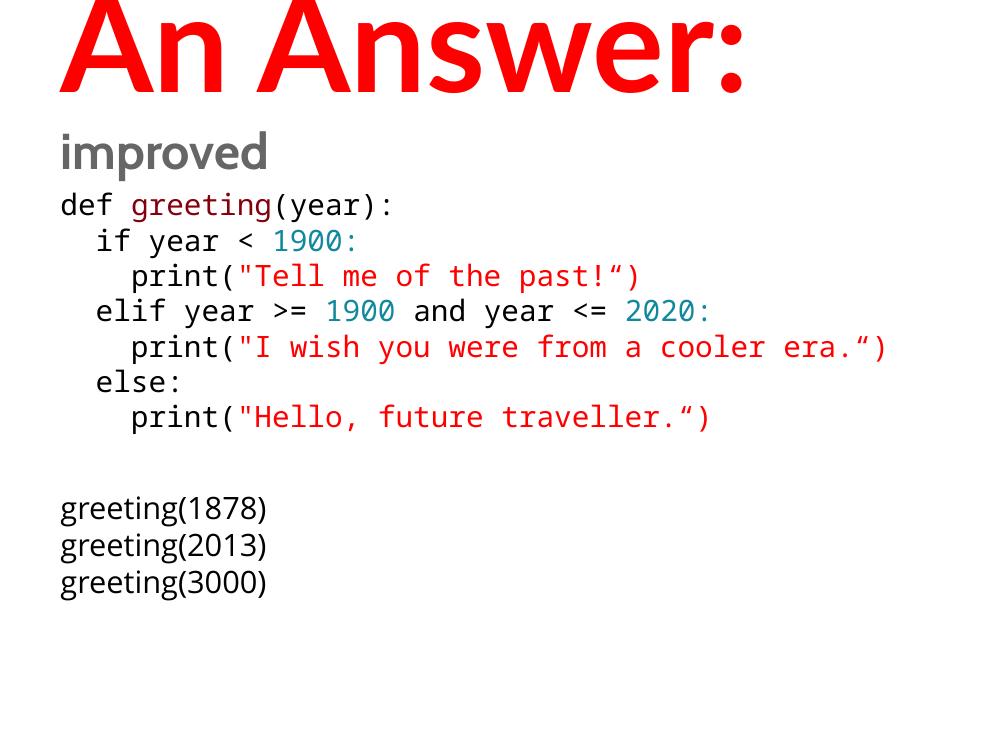
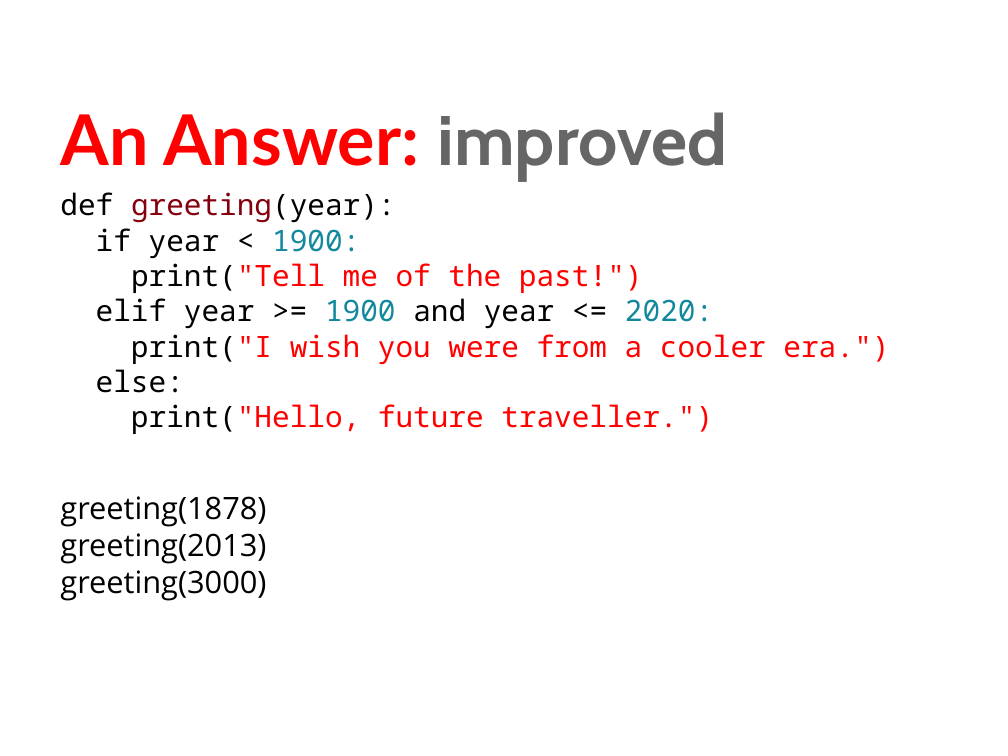
Before and after one commit to humanitiesprogramming/slides, a slide deck: slide 39 of 2017/python/Python Programming Concepts II.pptx. Drawn at 1008x756 pixels with LibreOffice and Linux fonts; fonts in the diff are those of the drawing. Boxes give left, top, right and bottom in pixels: in the first picture for what was removed or moved away, otherwise in the second. Text is boxed around its words. In the diff, an @@ line names an element or a change of style, - is before the commit and + after.

```diff
--- a/2017/python/Python Programming Concepts II.pptx
+++ b/2017/python/Python Programming Concepts II.pptx
@@ title "An Answer: improved" at bbox=[60, 112, 728, 181]: size 96 to 50 pt in "An Answer:"; size 36 to 50 pt in "improved" @@
@@ text at bbox=[131, 334, 889, 365]: text changed @@
-print("I wish you were from a cooler era.“)
+print("I wish you were from a cooler era.")
@@ text at bbox=[131, 404, 713, 434]: text changed @@
-print("Hello, future traveller.“)
+print("Hello, future traveller.")
```
Also in this commit, not shown: 18 other slides changed, 1 other file.
